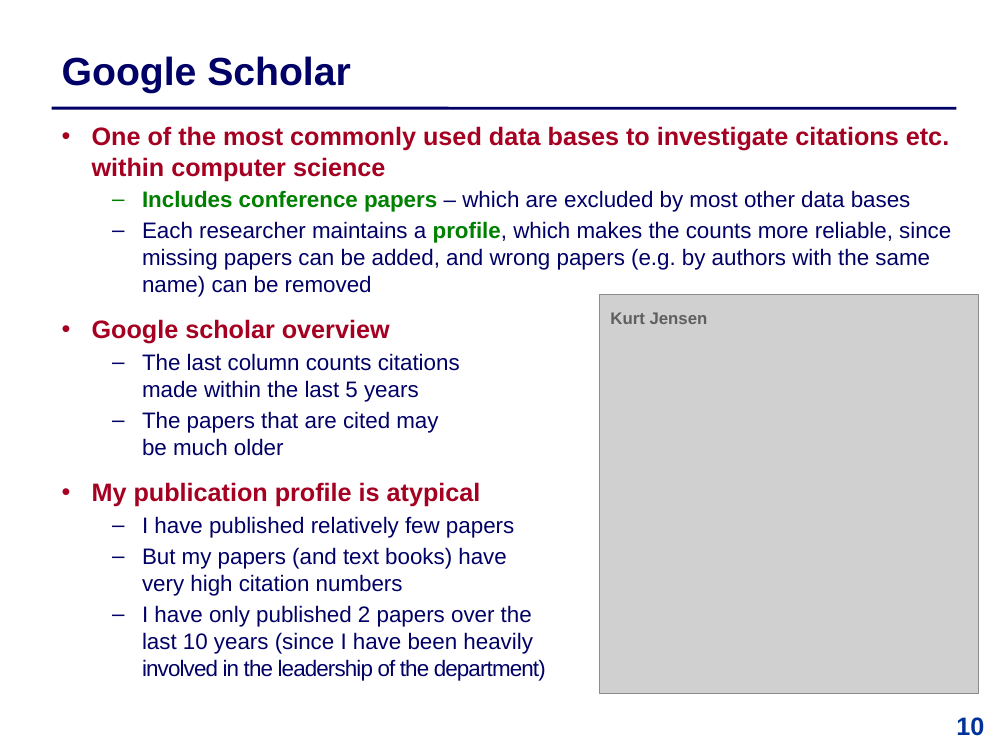
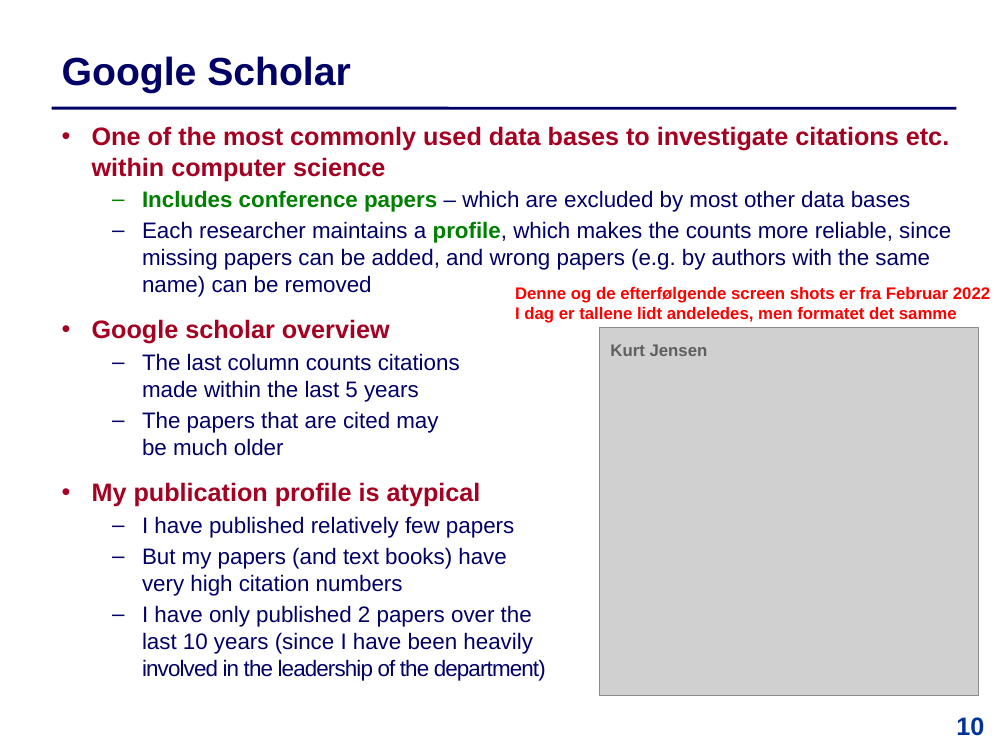
Before and after one commit to IntProgAU/Materiale, a slide deck: slide 10 of web/b23/3 Publication Traditions.pptx. Drawn at 1008x756 pixels with LibreOffice and Linux fonts; fonts in the diff are those of the drawing; grey boxes stand for pictures. Boxes give left, top, right and bottom in pixels: in the first picture for what was removed or moved away, otherwise in the second. Text is boxed around its words. In the diff, an @@ line names an element or a change of style, - is before the commit and + after.

```diff
--- a/web/b23/3 Publication Traditions.pptx
+++ b/web/b23/3 Publication Traditions.pptx
@@ text added at (x1=515, y1=287, x2=990, y2=323), 12 pt, text #FF0000, bold @@
+Denne og de efterfølgende screen shots er fra Februar 2022
+I dag er tallene lidt andeledes, men formatet det samme
@@ picture resized from (x1=599, y1=295, x2=978, y2=694) to (x1=599, y1=328, x2=978, y2=696) @@
@@ text "Kurt Jensen" moved from (x1=610, y1=312, x2=708, y2=324) to (x1=610, y1=344, x2=708, y2=356) @@
```
Also in this commit, not shown: 2 other slides changed, 1 slide removed.
